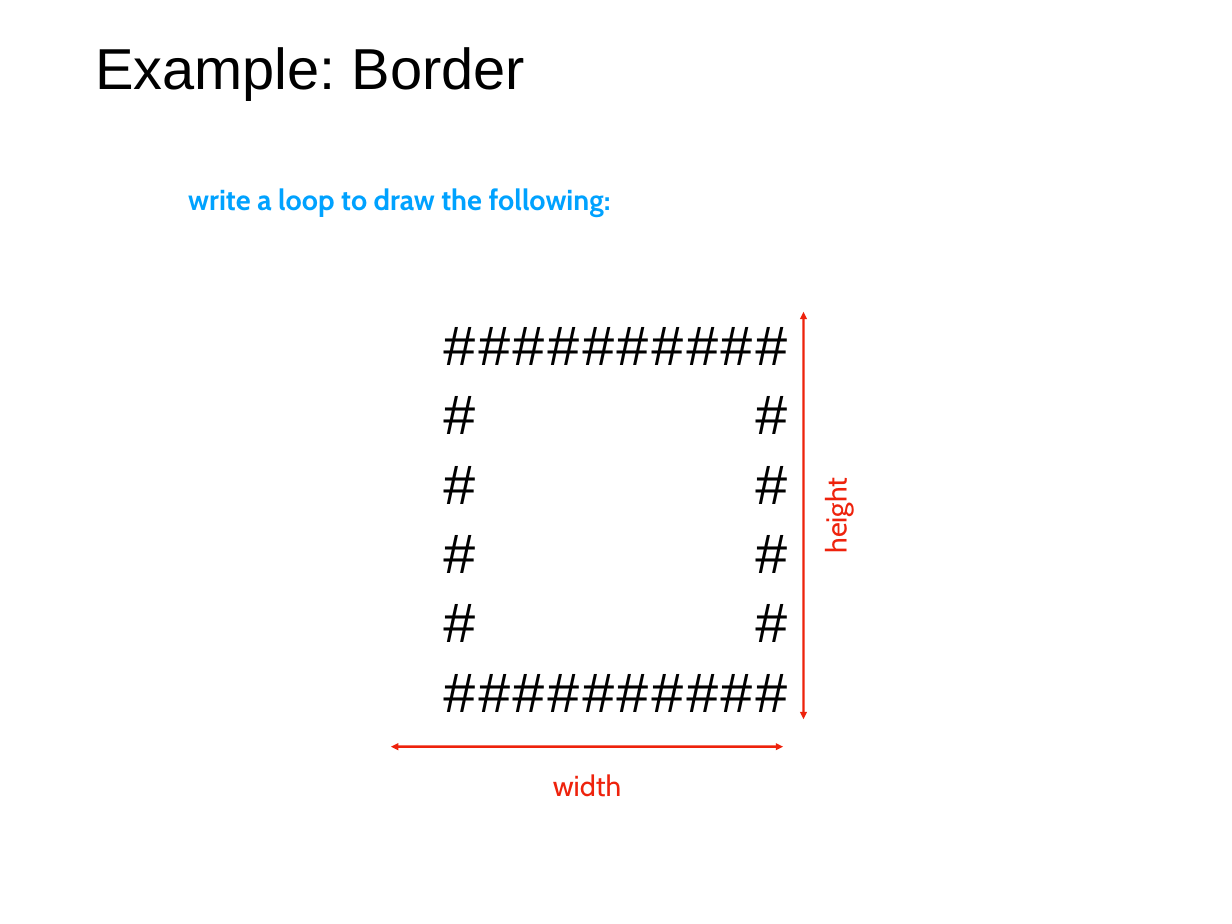
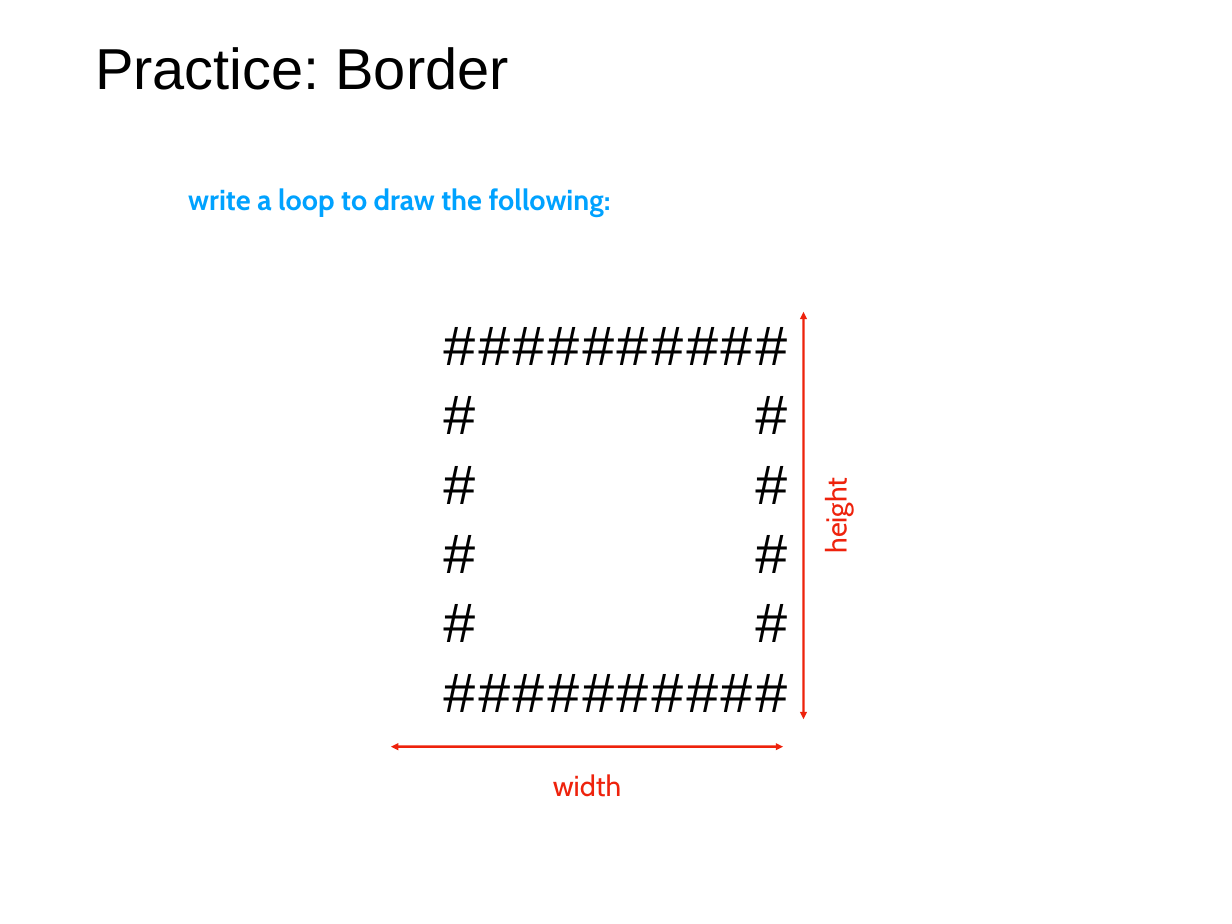
Before and after one commit to tylerharter/caraza-harter-com, a slide deck: slide 32 of tyler/meena/cs220/s22/materials/lecture_ppts/lec_10_S22.ppt (slide 29 before the commit). Drawn at 1232x924 pixels with LibreOffice and Linux fonts; fonts in the diff are those of the drawing. Boxes give left, top, right and bottom in pixels: in the first picture for what was removed or moved away, otherwise in the second. Text is boxed around its words. In the diff, an @@ line names an element or a change of style, - is before the commit and + after.

```diff
--- a/tyler/meena/cs220/s22/materials/lecture_ppts/lec_10_S22.ppt
+++ b/tyler/meena/cs220/s22/materials/lecture_ppts/lec_10_S22.ppt
@@ title at (95, 47, 508, 90): text changed @@
-Example: Border
+Practice: Border
```
Also in this commit, not shown: 5 other slides changed, 1 slide added, 2 slides removed.
